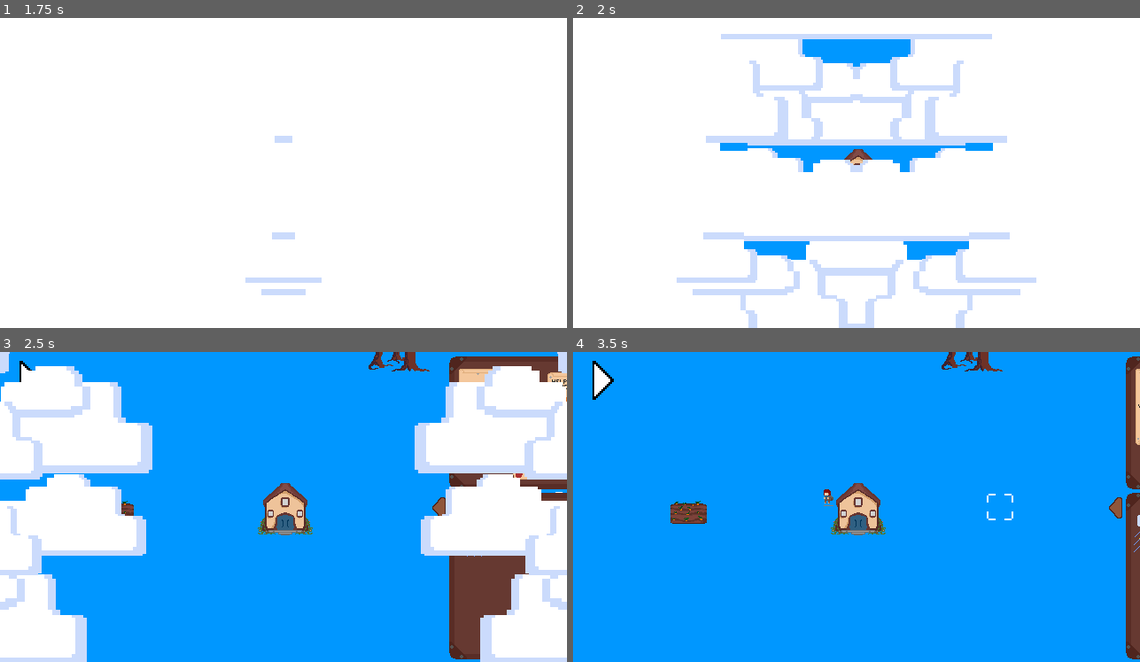
Above: before the commit, frames 1-4 (two rows, left to right).
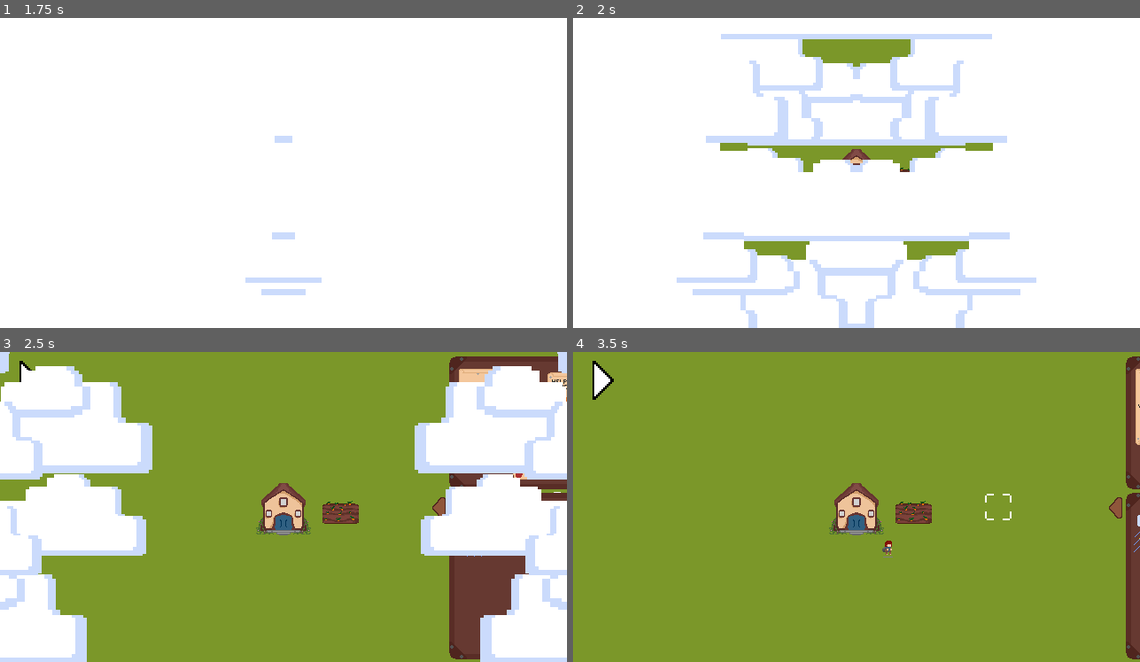
Above: after the commit, the same moments.

Repository: Resben/village-mayhem
Game: Godot game, scene res://scenes/ui/controller.tscn
Two runs of this game, one before a commit and one after it. Both use one fixed random seed, a clock stepped at 60 frames per second and the inputs below. Sound files missing from this copy of the repository are replaced by a short silence.
Inputs (mouse positions are in pixels of both pictures, inside the frame that each line leads up to):
- Up to frame 1 (1.75 s): click "Start" at 0.5 s; click "Start" at 1.25 s
- Up to frame 2 (2 s): no input
- Up to frame 3 (2.5 s): click (561, 507) at 2 s
- Up to frame 4 (3.5 s): click (986, 507) at 2.75 s

Frame 1 is identical in both runs. In frame 2, 4.0% of the frame differs, in the area x 25-75%, y 6-78%; in frame 3, 60%; in frame 4, 96%, in the area x 0-100%, y 0-100%.

Commit message:
[Feature] Random resource/building generation

Diff:
--- a/scenes/level/CPU.gd
+++ b/scenes/level/CPU.gd
@@ -41,7 +41,6 @@
 		print("Created new random location for farm")
 
 	if next_location != null:
-		village_map.set_cell(0, next_location, 0, Vector2i(1, 0))
 		return village_map.place_building("crop", next_location, false)
 	else:
 		return null
@@ -72,7 +71,6 @@
 		print("Created new random location")
 
 	if next_location != null:
-		village_map.set_cell(0, next_location, 0, Vector2i(0, 0))
 		return village_map.place_building("house", next_location, true)
 	else:
 		return null
--- a/scenes/level/camera_controller.gd
+++ b/scenes/level/camera_controller.gd
@@ -1,10 +1,14 @@
 extends Camera2D
+
+@export var village_ref : TileMap
 
 var mouse_start_pos
 var screen_start_pos
 var dragging = false
 
 func _ready():
+	position = village_ref.map_to_local(village_ref.get_used_cells_by_id(0, 0, Vector2i(0, 2))[0])
+
 	limit_left = 0
 	limit_top = 0
 	limit_right = Global.map_size.x * 32
@@ -25,7 +29,6 @@
 		if mouse_pos.x >= 0 and mouse_pos.x <= screen_size.x and mouse_pos.y >= 0 and mouse_pos.y <= screen_size.y:
 			position = ((mouse_start_pos - mouse_pos) * (1.0 / zoom.x)) + screen_start_pos
 
-
 	if event.is_action("zoom_in"):
 		if zoom.x < 3:
 			zoom += Vector2(0.025, 0.025)
--- a/scenes/level/main.tscn
+++ b/scenes/level/main.tscn
@@ -94,7 +94,6 @@
 self_modulate = Color(1, 1, 1, 0)
 tile_set = ExtResource("4_y4t7t")
 format = 2
-layer_0/tile_data = PackedInt32Array(589839, 0, 2, 589836, 65536, 0, 786454, 65536, 1, 851976, 65536, 1, 262153, 65536, 1, 393233, 65536, 1, 196633, 65536, 1)
 script = ExtResource("5_iu43c")
 display_map = NodePath("../DisplayTileMap")
 
@@ -119,7 +118,7 @@
 wait_time = 3.0
 one_shot = true
 
-[node name="Camera2D" type="Camera2D" parent="."]
+[node name="Camera2D" type="Camera2D" parent="." node_paths=PackedStringArray("village_ref")]
 position = Vector2(990, 608)
 limit_left = -5000
 limit_top = -5000
@@ -127,6 +126,7 @@
 limit_bottom = 10000
 editor_draw_limits = true
 script = ExtResource("4_crpwy")
+village_ref = NodePath("../VillageTileMap")
 
 [node name="DisasterController" type="Node2D" parent="." node_paths=PackedStringArray("camera")]
 script = ExtResource("10_f1wx0")
--- a/scenes/level/village_tile_controller.gd
+++ b/scenes/level/village_tile_controller.gd
@@ -1,6 +1,10 @@
 extends TileMap
 
 @export var display_map : TileMap
+@export var should_generate_random = true
+
+var num_trees = 30
+var num_mines = 10
 
 var id_to_atlas = {
 	"house" : Vector2i(0, 0),
@@ -27,8 +31,27 @@
 }
 
 func _ready():
-	for vec in get_used_cells(0):
-		place_building(atlas_to_id[get_cell_atlas_coords(0, vec)], vec, false)
+	if should_generate_random:
+		var flag = true
+		var th_location
+		var farm_location
+		while flag:
+			th_location = get_random_valid_display_position()
+			for i in get_surrounding_cells(th_location):
+				if check_availablity(map_to_local(i)):
+					farm_location = i
+					flag = false
+					break
+
+		place_building("town_hall", th_location, false)
+		place_building("crop", farm_location, false)
+
+		for i in range(num_trees):
+			place_building("tree", get_random_valid_display_position(), false)
+
+	else:
+		for vec in get_used_cells(0):
+			place_building(atlas_to_id[get_cell_atlas_coords(0, vec)], vec, false)
 
 func place_building(id : String, pos : Vector2i, should_construct : bool):
 	var local = map_to_local(pos)
@@ -36,6 +59,7 @@
 	scene.position = local
 	scene.is_under_construction = should_construct
 	add_child(scene)
+	set_cell(0, pos, 0, id_to_atlas[id])
 	return scene
 
 func get_random_valid_display_position():
--- a/scenes/ui/controller.tscn
+++ b/scenes/ui/controller.tscn
@@ -397,9 +397,9 @@
 anchor_top = 0.5
 anchor_bottom = 0.5
 offset_left = -26.7065
-offset_top = 2434.0
+offset_top = 2784.0
 offset_right = 13.2935
-offset_bottom = 2466.0
+offset_bottom = 2816.0
 grow_vertical = 2
 texture_normal = ExtResource("7_08pkq")
 
